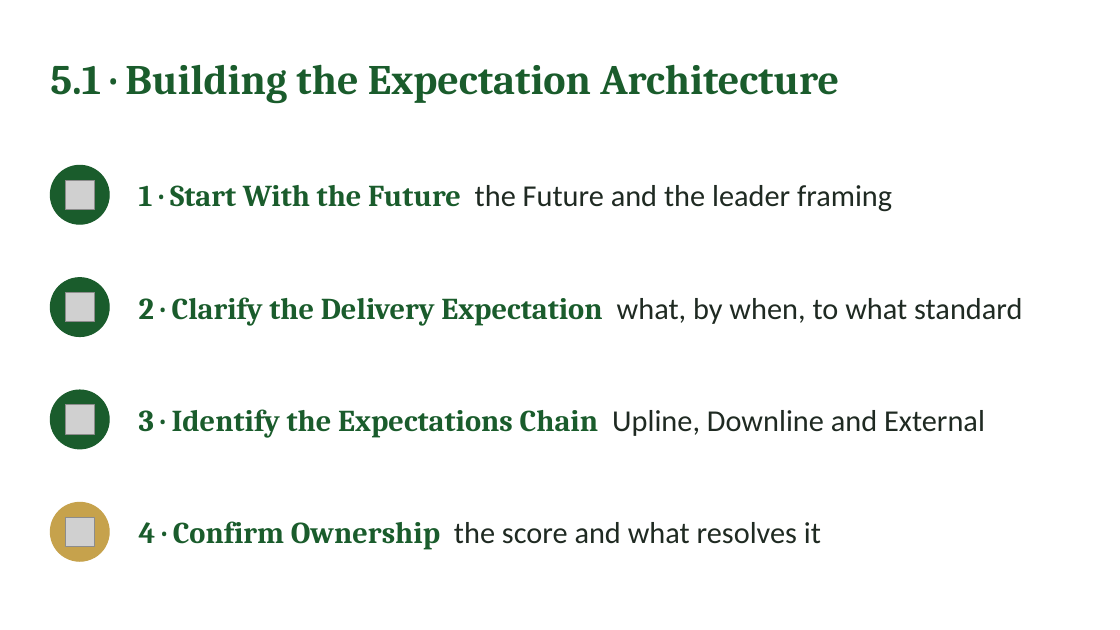
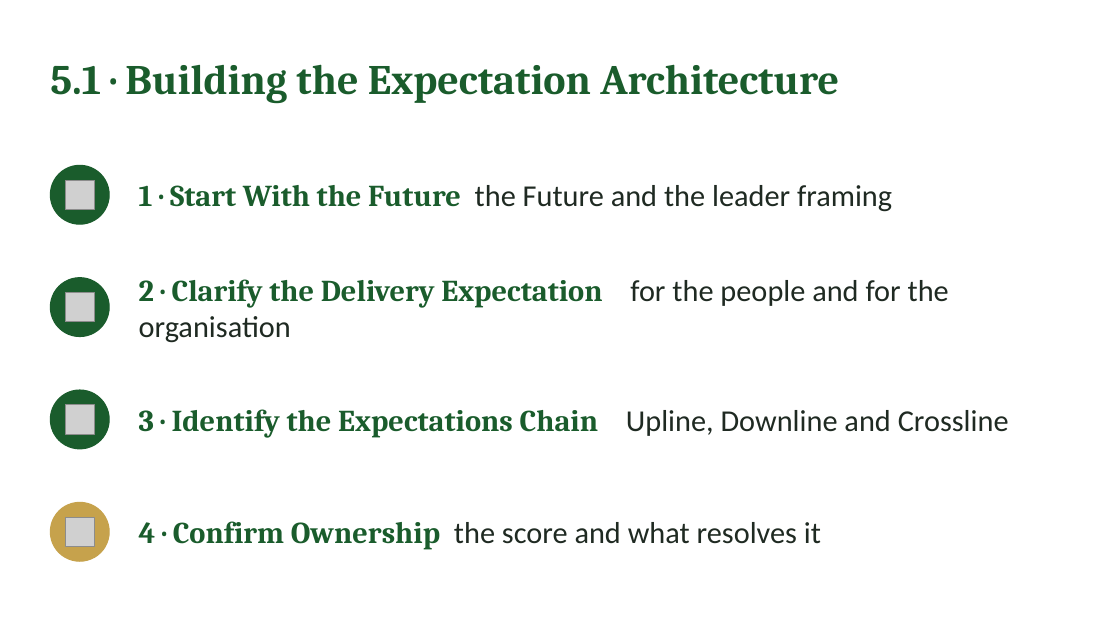
Before and after one commit to IBSL26/ibsl-platform, a slide deck: slide 22 of Unit decks/Unit 07 - Establishing Performance Expectations.pptx (slide 23 before the commit). Drawn at 1120x630 pixels with LibreOffice and Linux fonts; fonts in the diff are those of the drawing; grey boxes stand for pictures. Boxes give left, top, right and bottom in pixels: in the first picture for what was removed or moved away, otherwise in the second. Text is boxed around its words. In the diff, an @@ line names an element or a change of style, - is before the commit and + after.

Commit message:
Unit 7: the two performance views (human and organisational)

```diff
--- a/Unit decks/Unit 07 - Establishing Performance Expectations.pptx
+++ b/Unit decks/Unit 07 - Establishing Performance Expectations.pptx
@@ text at (139,279,949,343): text changed; font Cambria to Calibri; text colour #1A5C2C to #1F2A22; bold off @@
-2 · Clarify the Delivery Expectation what, by when, to what standard
+2 · Clarify the Delivery Expectation for the people and for the organisation
@@ text at (139,409,1009,438): text changed @@
-3 · Identify the Expectations Chain Upline, Downline and External
+3 · Identify the Expectations Chain Upline, Downline and Crossline
```
Also in this commit, not shown: 11 other slides changed, 1 slide removed, 41 other files.
